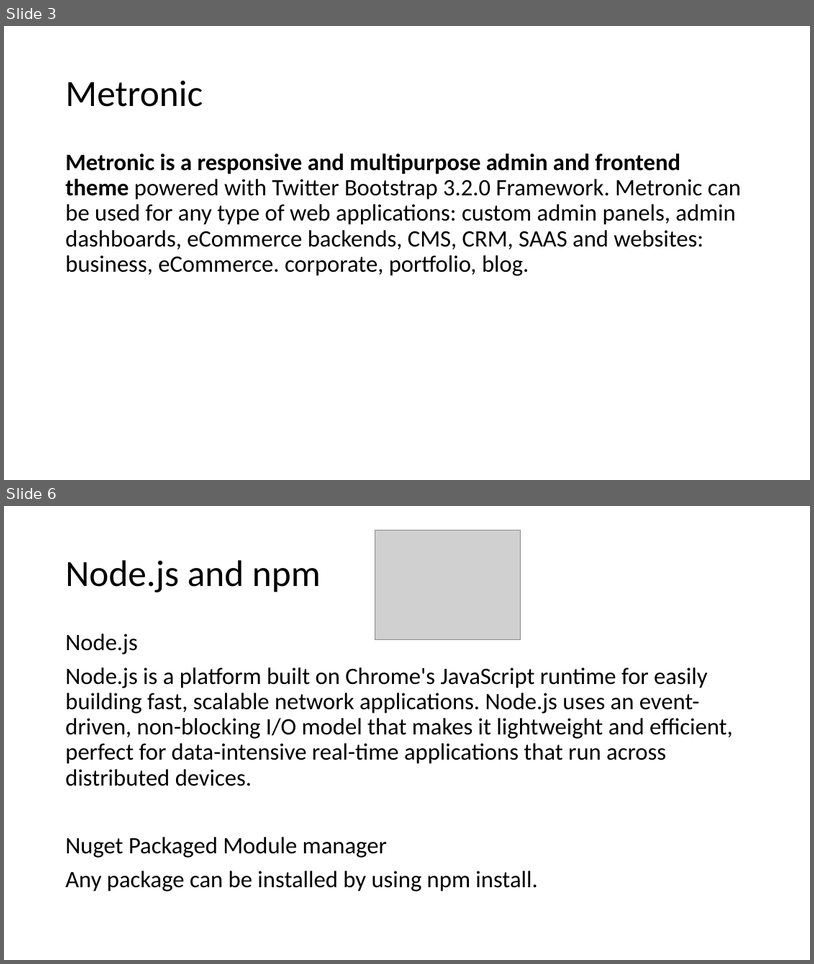
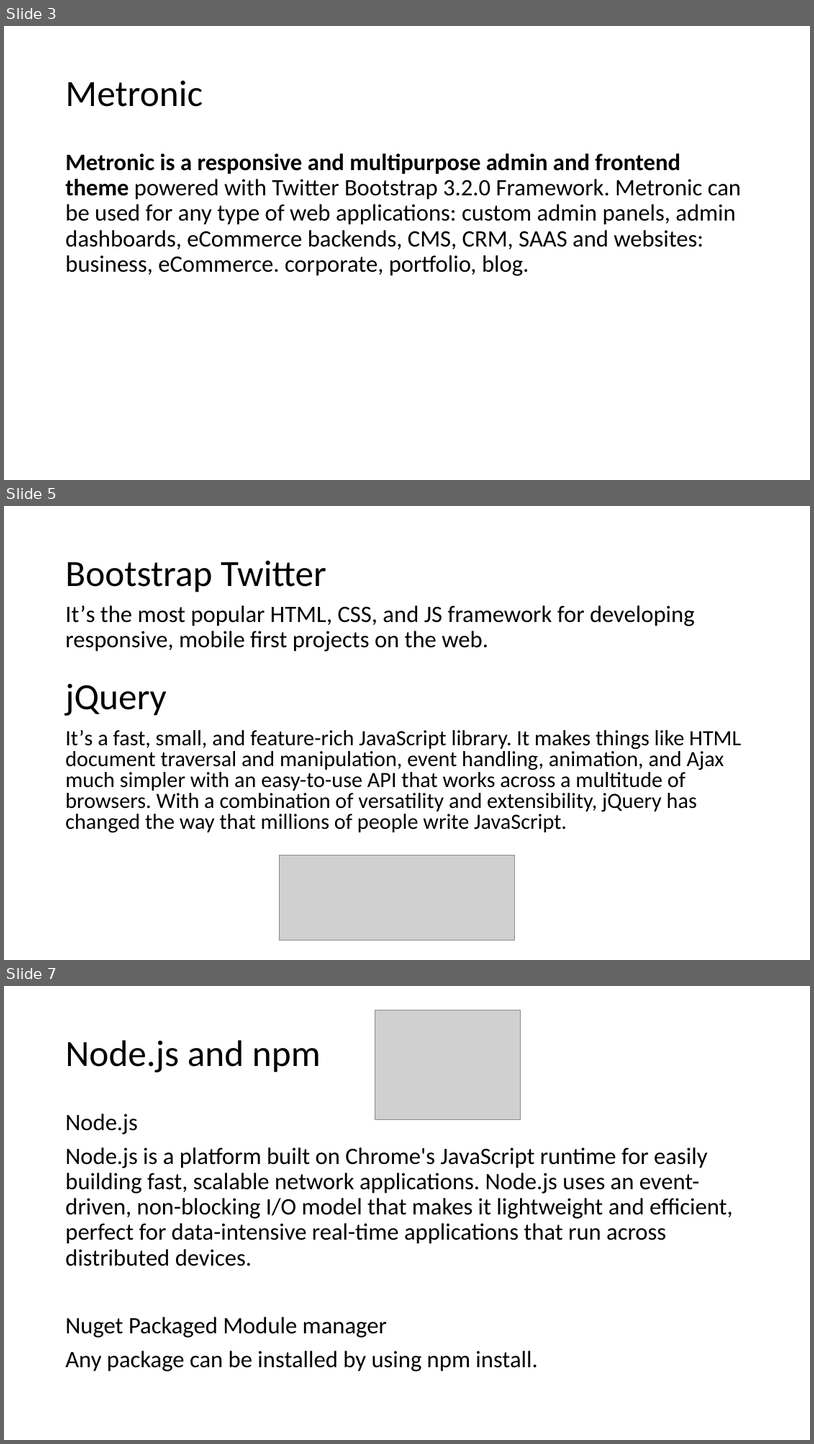
Before and after one commit to artuste/angularjs-json, a slide deck: doc/Presentation_Front_End.pptx. Shown one above the other, each under a label of ours: slides 3 and 6 before the commit, slides 3, 5 and 7 after it; the slides between them are not shown. The pictures are 814x964 and 814x1444 pixels, drawn with LibreOffice and Linux fonts; fonts in the diff are those of the drawing; grey boxes stand for pictures; background and template pictures are left out. Boxes give left, top, right and bottom in pixels: in the first picture for what was removed or moved away, otherwise in the second. Text is boxed around its words. In the diff, an @@ line names an element or a change of style, - is before the commit and + after.

```diff
--- a/doc/Presentation_Front_End.pptx
+++ b/doc/Presentation_Front_End.pptx
@@ slide 5 added at (4,506,810,960), background #FFFFFF @@
@@ title added at (65,560,327,592), 44 pt, text #000000 @@
+Bootstrap Twitter
@@ text added at (65,605,695,651), 28 pt, text #000000 @@
+It’s the most popular HTML, CSS, and JS framework for developing responsive, mobile first projects on the web.
@@ text added at (65,683,167,716), 44 pt, text #000000 @@
+jQuery
@@ text added at (65,730,741,833), 25.9 pt, text #000000 @@
+It’s a fast, small, and feature-rich JavaScript library. It makes things like HTML document traversal and manipulation, event handling, animation, and Ajax much simpler with an easy-to-use API that works across a multitude of browsers. With a combination of versatility and extensibility, jQuery has changed the way that millions of people write JavaScript.
@@ picture added at (279,855,515,939) @@
@@ what was slide 6 is now slide 7 @@
```
Also in this commit, not shown: 8 slides changed, 5 other slides added.
